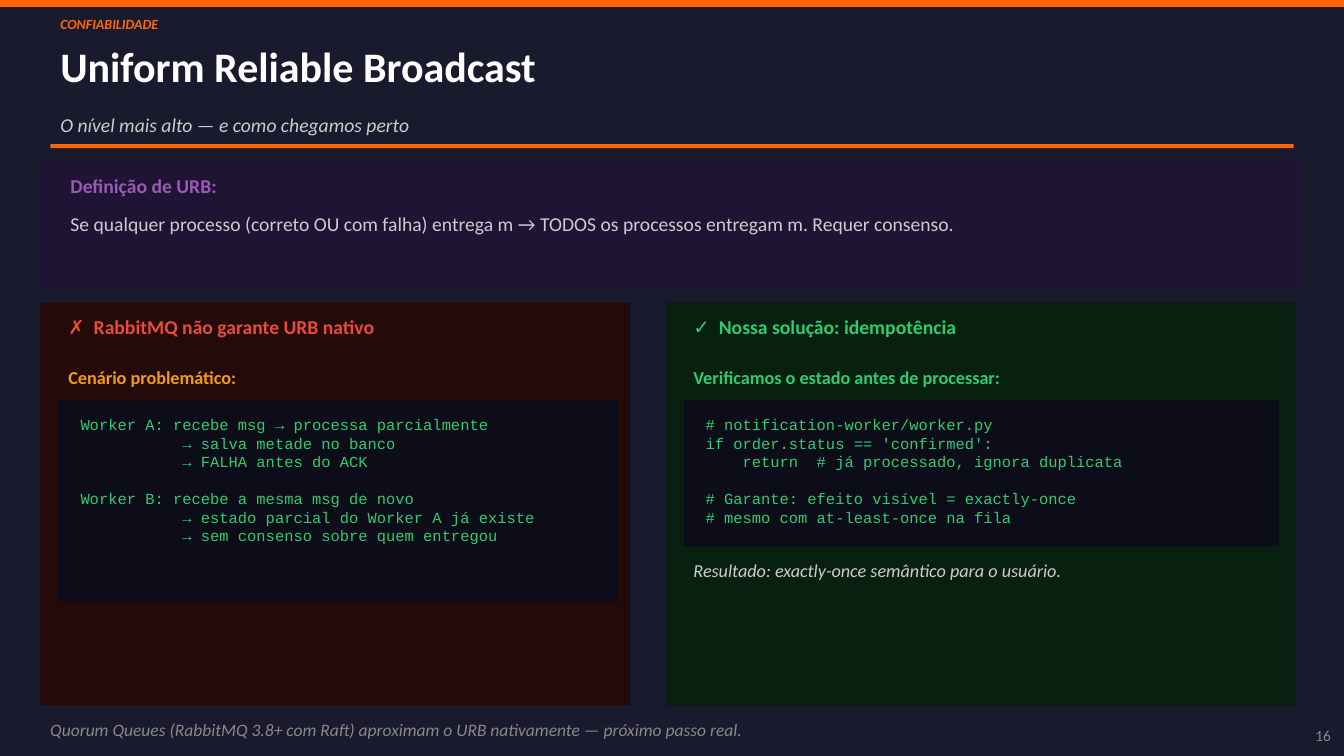
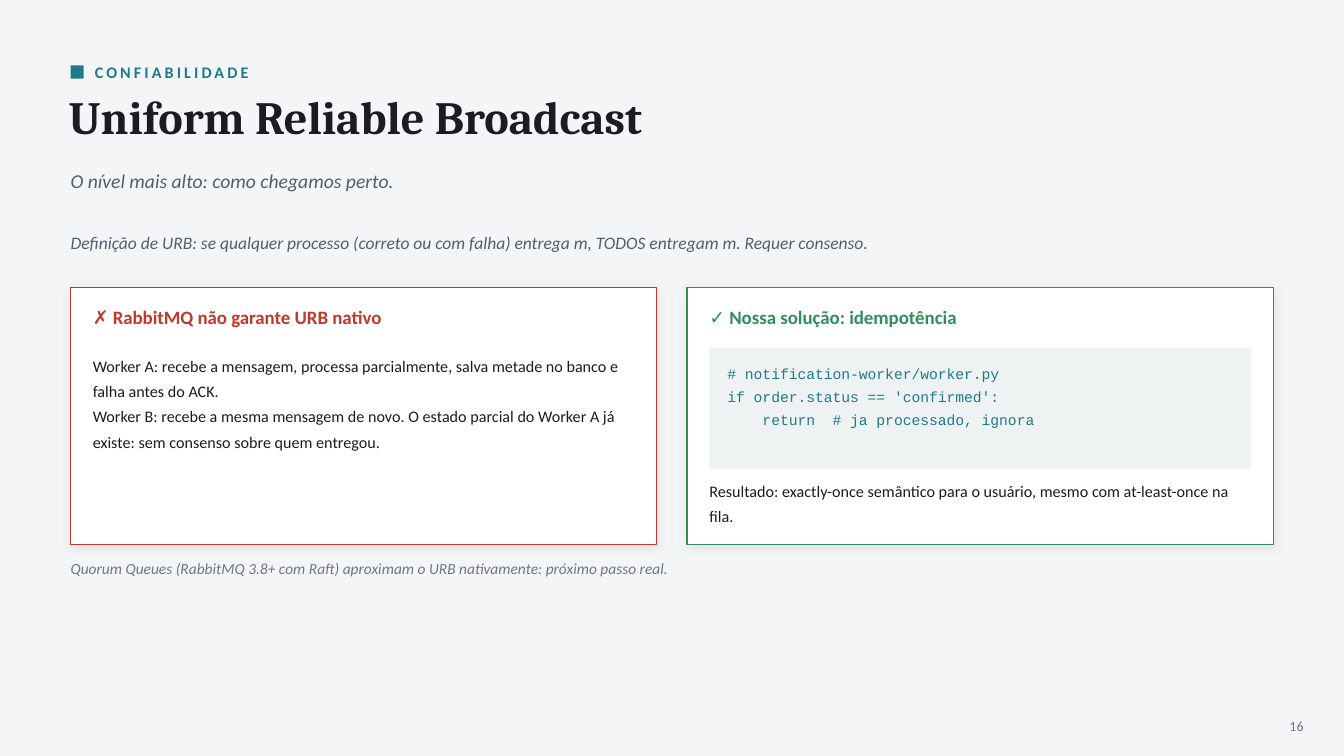
Before and after one commit to carolinerdelima/t2_sistemas_distribuidos, a slide deck: slide 16 of docs/slides/RabbitMQ_Apresentacao.pptx. Drawn at 1344x756 pixels with LibreOffice and Linux fonts; fonts in the diff are those of the drawing. Boxes give left, top, right and bottom in pixels: in the first picture for what was removed or moved away, otherwise in the second. Text is boxed around its words. In the diff, an @@ line names an element or a change of style, - is before the commit and + after.

```diff
--- a/docs/slides/RabbitMQ_Apresentacao.pptx
+++ b/docs/slides/RabbitMQ_Apresentacao.pptx
@@ rectangle at bbox=[0, 0, 1344, 756]: fill #1A1A2E to #F4F5F7 @@
@@ rectangle removed at bbox=[0, 0, 1344, 7] @@
@@ text "CONFIABILIDADE": place and size @@
-text "CONFIABILIDADE" at bbox=[60, 20, 158, 29]
+text "CONFIABILIDADE" at bbox=[95, 67, 249, 78]
@@ text "CONFIABILIDADE" at bbox=[95, 67, 249, 78]: size 10 to 11.5 pt, text colour #FF6600 to #1F7A8C, letter spacing 0 to 2.2 pt, italic off; vertical alignment top to middle @@
@@ text "Uniform Reliable Broadcast": place and size @@
-text "Uniform Reliable Broadcast" at bbox=[60, 52, 535, 83]
+text "Uniform Reliable Broadcast" at bbox=[69, 101, 642, 135]
@@ text "Uniform Reliable Broadcast" at bbox=[69, 101, 642, 135]: size 30 to 33 pt, font Calibri to Cambria, text colour #FFFFFF to #1C1B22 @@
@@ rectangle added at bbox=[71, 66, 84, 79], fill #1F7A8C @@
@@ rectangle removed at bbox=[50, 144, 1294, 148] @@
@@ rectangle removed at bbox=[40, 161, 1301, 287] @@
@@ text removed at bbox=[70, 179, 216, 196] @@
-Definição de URB:
@@ text at bbox=[71, 174, 394, 192]: text changed; text colour #CCCCCC to #51606E @@
-O nível mais alto — e como chegamos perto
+O nível mais alto: como chegamos perto.
@@ text at bbox=[71, 236, 867, 252]: text changed; size 14 to 12.5 pt; text colour #CCCCCC to #51606E; italic on @@
-Se qualquer processo (correto OU com falha) entrega m → TODOS os processos entregam m. Requer consenso.
+Definição de URB: se qualquer processo (correto ou com falha) entrega m, TODOS entregam m. Requer consenso.
@@ rectangle: place and size @@
-rectangle at bbox=[40, 302, 630, 706]
+rectangle at bbox=[71, 287, 657, 544]
@@ rectangle at bbox=[71, 287, 657, 544]: fill #250A0A to #FFFFFF; outline none to #C0392B 1 pt; shadow on @@
@@ rectangle: place and size @@
-rectangle at bbox=[684, 400, 1278, 546]
+rectangle at bbox=[688, 287, 1274, 544]
@@ rectangle at bbox=[688, 287, 1274, 544]: fill #0D0D1A to #FFFFFF; outline none to #2F8F5B 1 pt; shadow on @@
@@ text "✗ RabbitMQ não garante URB ...": place and size @@
-text "✗ RabbitMQ não garante URB ..." at bbox=[94, 320, 374, 338]
+text "✗ RabbitMQ não garante URB ..." at bbox=[113, 310, 381, 327]
@@ text "✗ RabbitMQ não garante URB ..." at bbox=[113, 310, 381, 327]: size 14 to 13.5 pt, text colour #E74C3C to #C0392B @@
@@ rectangle removed at bbox=[665, 302, 1296, 706] @@
@@ text "✓ Nossa solução: idempotência": place and size @@
-text "✓ Nossa solução: idempotência" at bbox=[719, 320, 956, 338]
+text "✓ Nossa solução: idempotência" at bbox=[729, 310, 956, 327]
@@ text "✓ Nossa solução: idempotência" at bbox=[729, 310, 956, 327]: size 14 to 13.5 pt, text colour #2ECC71 to #2F8F5B @@
@@ rectangle added at bbox=[710, 348, 1252, 469], fill #EEF2F2 @@
@@ text removed at bbox=[68, 371, 237, 387] @@
-Cenário problemático:
@@ text at bbox=[93, 360, 618, 451]: text changed; size 11 to 11.5 pt; font Courier New to Calibri; text colour #2ECC71 to #1C1B22 @@
-Worker A: recebe msg → processa parcialmente
-→ salva metade no banco
-→ FALHA antes do ACK
-Worker B: recebe a mesma msg de novo
-→ estado parcial do Worker A já existe
-→ sem consenso sobre quem entregou
+Worker A: recebe a mensagem, processa parcialmente, salva metade no banco e falha antes do ACK.
+Worker B: recebe a mesma mensagem de novo. O estado parcial do Worker A já existe: sem consenso sobre quem entregou.
@@ text removed at bbox=[693, 371, 1000, 387] @@
-Verificamos o estado antes de processar:
@@ text at bbox=[727, 369, 999, 402]: size 11 to 10.5 pt, text colour #2ECC71 to #1F7A8C in "# notification-worker/worker.py", "if order.status == 'confirmed':"; line spacing 1 to 1.3 @@
@@ text "# notification-worker/worker.py": place and size @@
-text "# notification-worker/worker.py" at bbox=[706, 419, 1122, 523]
+text "# notification-worker/worker.py" at bbox=[727, 369, 1035, 428]
@@ rectangle removed at bbox=[58, 400, 618, 602] @@
@@ text at bbox=[762, 414, 1035, 428]: text changed; size 11 to 10.5 pt; text colour #2ECC71 to #1F7A8C @@
-return # já processado, ignora duplicata
-# Garante: efeito visível = exactly-once
-# mesmo com at-least-once na fila
+return # ja processado, ignora
@@ text at bbox=[709, 485, 1228, 522]: text changed; size 13 to 11.5 pt; text colour #CCCCCC to #1C1B22; italic off @@
-Resultado: exactly-once semântico para o usuário.
+Resultado: exactly-once semântico para o usuário, mesmo com at-least-once na fila.
@@ text at bbox=[71, 563, 668, 577]: text changed; size 12.5 to 11 pt; text colour #888888 to #6C7884 @@
-Quorum Queues (RabbitMQ 3.8+ com Raft) aproximam o URB nativamente — próximo passo real.
+Quorum Queues (RabbitMQ 3.8+ com Raft) aproximam o URB nativamente: próximo passo real.
@@ text "16": place and size @@
-text "16" at bbox=[1315, 730, 1331, 741]
+text "16" at bbox=[1289, 721, 1303, 731]
@@ text "16" at bbox=[1289, 721, 1303, 731]: size 11 to 10 pt, text colour #888888 to #6C7884; vertical alignment top to middle @@
```
Also in this commit, not shown: 24 other slides changed, 12 other files.
